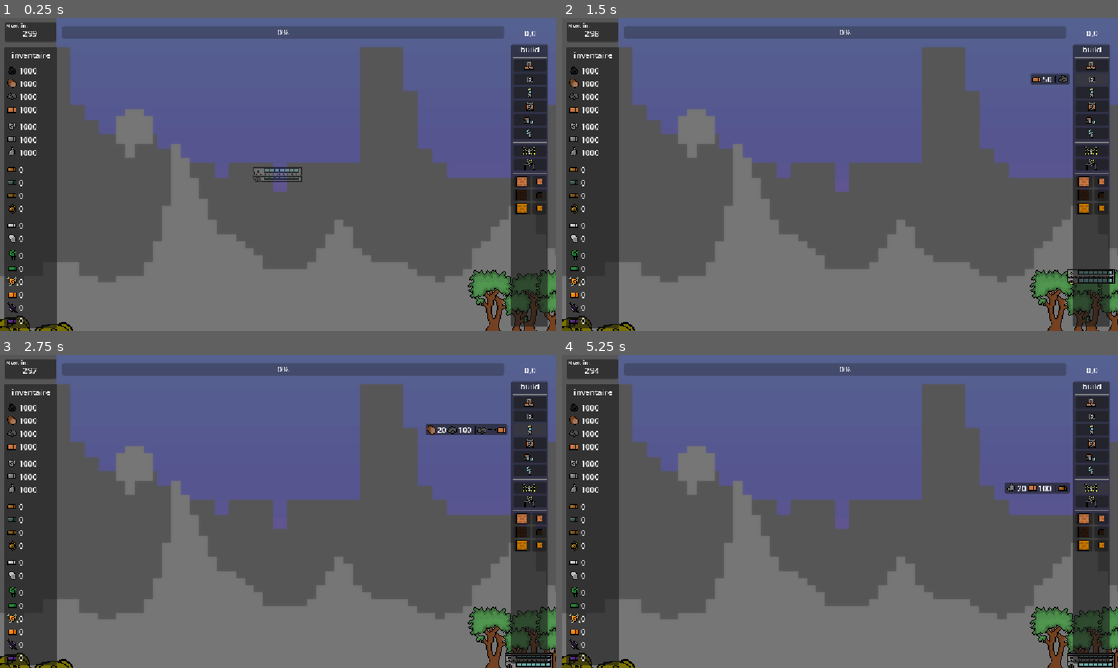
Above: before the commit, frames 1-4 (two rows, left to right).
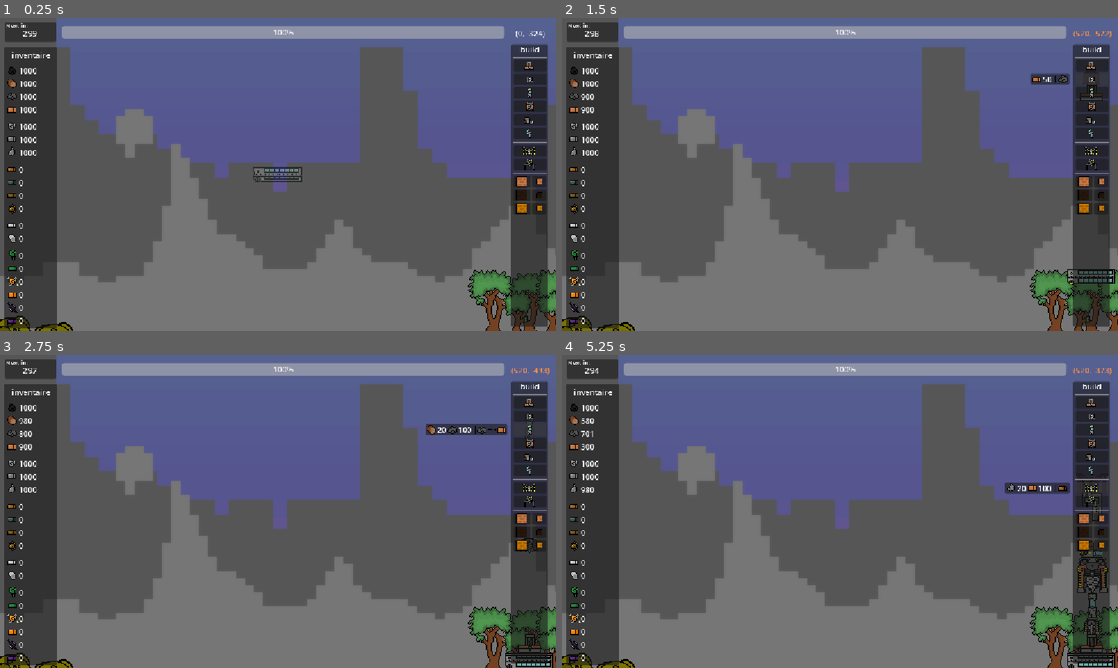
Above: after the commit, the same moments.

Repository: lucasbou-upsider/Indie-jam
Game: Godot game, scene res://scene/world.tscn
Same seed, same stepped clock (60 frames per second), same inputs: the game is played once before the commit and once after it.
Inputs (mouse positions are in pixels of both pictures, inside the frame that each line leads up to):
- Up to frame 1 (0.25 s): no input
- Up to frame 2 (1.5 s): click (1090, 64) at 0.5 s; click (1090, 80) at 1.25 s
- Up to frame 3 (2.75 s): click (528, 430) at 2 s
- Up to frame 4 (5.25 s): click (1090, 442) at 2.75 s; click (1090, 458) at 3.5 s; click (1090, 470) at 4.25 s; click (1090, 486) at 5 s

The runs differ from the first frame. In frame 1, 3.2% of the frame differs, in the area x 11-98%, y 2-7%; in frame 2, 3.3%; in frame 3, 3.4%; in frame 4, 4.2%, in the area x 3-99%, y 2-100%.
Error before the commit: Parse Error: Mixed use of tabs and spaces for indentation. (res://scene/world.gd:73)

Commit message:
push bug

Diff:
--- a/scene/world.gd
+++ b/scene/world.gd
@@ -70,41 +70,43 @@
 
 func _on_button_foreuse_pressed() -> void:
 	if not GLOBAL.mouse_busy:
-	    spawn(FOREUSE)
+		spawn(FOREUSE)
 func _on_button_macon_pressed() -> void:
 	if not GLOBAL.mouse_busy:
-	    spawn(MACON)
+		spawn(MACON)
 func _on_button_four_pressed() -> void:
 	if not GLOBAL.mouse_busy:
-	    spawn(FOURNEAU)
+		spawn(FOURNEAU)
 func _on_button_bloc_cuivre_pressed() -> void:
 	if not GLOBAL.mouse_busy:
-	    spawn(BLOC_CUIVRE)
+		spawn(BLOC_CUIVRE)
 func _on_button_piti_bloc_cuivre_2_pressed() -> void:
 	if not GLOBAL.mouse_busy:
-	    spawn(PETIT_BLOC_BRIQUE)
+		spawn(PETIT_BLOC_BRIQUE)
 func _on_button_scierie_pressed() -> void:
 	if not GLOBAL.mouse_busy:
-	    spawn(SCIERIE)
+		spawn(SCIERIE)
 func _on_button_foreuse_fer_pressed() -> void:
 	if not GLOBAL.mouse_busy:
-	    spawn(FOREUSE_FER)
+		spawn(FOREUSE_FER)
 func _on_button_bloc_renforce_pressed() -> void:
 	if not GLOBAL.mouse_busy:
-	    spawn(BLOC_RENFORCE)
+		spawn(BLOC_RENFORCE)
 func _on_button_piti_bloc_renforce_pressed() -> void:
 	if not GLOBAL.mouse_busy:
-	    spawn(PTIT_BLOC_RENFORCE)
+		spawn(PTIT_BLOC_RENFORCE)
 func _on_button_foreuse_cuivre_pressed() -> void:
 	if not GLOBAL.mouse_busy:
-	    spawn(FOREUSE_CUIVRE)
+		spawn(FOREUSE_CUIVRE)
 func _on_button_presse_pressed() -> void:
 	if not GLOBAL.mouse_busy:
-	    spawn(PRESSE_FER)
+		spawn(PRESSE_FER)
 func _on_button_bloc_bronze_pressed() -> void:
 	if not GLOBAL.mouse_busy:
-	spawn(BLOC_BRONZE)
+		spawn(BLOC_BRONZE)
 func _on_button_piti_bloc_bronze_pressed() -> void:
-	spawn(PETIT_BLOC_BRONZE)
+	if not GLOBAL.mouse_busy:
+		spawn(PETIT_BLOC_BRONZE)
 func _on_button_foreuse_etain_pressed() -> void:
-	spawn(FOREUSE_ETAIN)
+	if not GLOBAL.mouse_busy:
+		spawn(FOREUSE_ETAIN)
